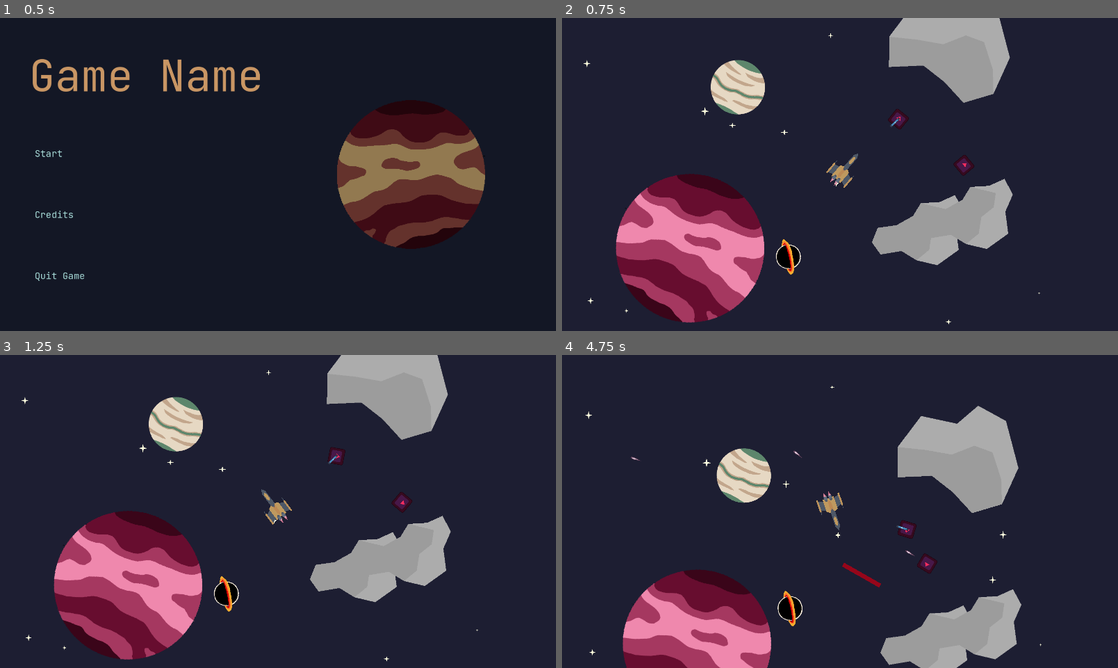
Above: before the commit, frames 1-4 (two rows, left to right).
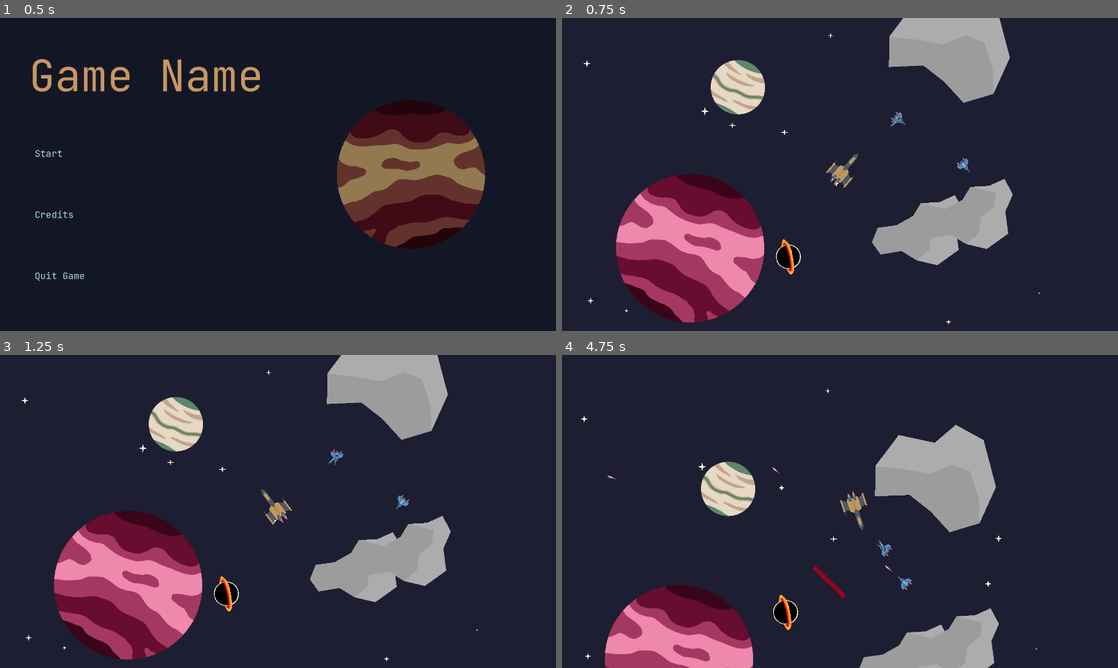
Above: after the commit, the same moments.

Repository: antax02/Ludum-Dare-58
Game: Godot game, scene res://scenes/ui/main_menu.tscn
Two runs of this game, one before a commit and one after it. Both use one fixed random seed, a clock stepped at 60 frames per second and the inputs below. The engine's default icon, where the game draws it, is replaced by a stand-in: a white triangle on a blue panel in a dark square.
Inputs (mouse positions are in pixels of both pictures, inside the frame that each line leads up to):
- Up to frame 1 (0.5 s): no input
- Up to frame 2 (0.75 s): click "Start" at 0.5 s
- Up to frame 3 (1.25 s): no input
- Up to frame 4 (4.75 s): move the mouse to (962, 495) at 1.27 s; hold Space (thrust) 1.28-2.03 s; hold Right mouse button (dash) 1.28-2.03 s; move the mouse to (728, 527) at 2.02 s; click (728, 527) at 2.1 s; move the mouse to (895, 442) at 2.77 s; hold Right mouse button (dash) 2.78-3.53 s; hold Space (thrust) 2.78-4.28 s; move the mouse to (812, 574) at 3.52 s; click (812, 574) at 3.6 s; move the mouse to (1006, 558) at 4.27 s; hold Right mouse button (dash) from 4.28 s (still down)

Frame 1 is identical in both runs. In frame 2, 0.3% of the frame differs, in the area x 58-75%, y 29-51%; in frame 3, 0.3%; in frame 4, 15%, in the area x 3-87%, y 9-100%.

Commit message:
Integrate DeathScreen and update enemy scene reference
Added DeathScreen script to project.godot and provided a show_death_screen() stub. Updated world.tscn to reference the correct enemy scene. Added a commented call to show_death_screen in player.gd for future death handling integration.

Diff:
--- a/project.godot
+++ b/project.godot
@@ -19,6 +19,7 @@
 
 MoneyManager="*res://scripts/money_manager.gd"
 ButtonStyler="*res://scripts/button_styler.gd"
+DeathScreen="*res://scripts/death_screen.gd"
 
 [display]
 
@@ -74,7 +75,6 @@
 ]
 }
 
-
 [rendering]
 
 environment/defaults/default_clear_color=Color(0.11262695, 0.11776877, 0.19551498, 1)
--- a/scenes/world.tscn
+++ b/scenes/world.tscn
@@ -1,7 +1,7 @@
 [gd_scene load_steps=6 format=3 uid="uid://beqeg2bwdnimd"]
 
 [ext_resource type="PackedScene" uid="uid://dlukhtdc5xlsr" path="res://scenes/player.tscn" id="1_nnsk1"]
-[ext_resource type="PackedScene" uid="uid://bsttj07uh4amy" path="res://scenes/enemies/base_enemy.tscn" id="3_4wyf3"]
+[ext_resource type="PackedScene" uid="uid://bsttj07uh4amy" path="res://scenes/enemies/enemy.tscn" id="3_4wyf3"]
 [ext_resource type="PackedScene" uid="uid://cord2n1qox8nr" path="res://scenes/enviorment/asteroid_01.tscn" id="3_k0juu"]
 [ext_resource type="PackedScene" uid="uid://dp0fvfymjk8d1" path="res://scenes/enviorment/enviorment.tscn" id="4_k0juu"]
 [ext_resource type="PackedScene" uid="uid://c5enivskelk3f" path="res://scenes/enemies/charge_enemy.tscn" id="5_71j4m"]
--- a/scripts/death_screen.gd
+++ b/scripts/death_screen.gd
@@ -2,9 +2,15 @@
 
 const WORLD = preload("res://scenes/world.tscn")
 const MAIN_MENU = preload("res://scenes/ui/main_menu.tscn")
+
+
 
 func _on_retry_pressed() -> void:
 	get_tree().change_scene_to_packed(WORLD)
 
 func _on_main_menu_pressed() -> void:
 	get_tree().change_scene_to_packed(MAIN_MENU)
+
+func show_death_screen():
+	#$death_screen.show()
+	pass
--- a/scripts/player.gd
+++ b/scripts/player.gd
@@ -30,6 +30,7 @@
 	health -= damage
 	if health <= 0:
 		# money += 10
+		#get_tree().get_root().get_node("/root/DeathScreen").show_death_screen()
 		queue_free()
 
 func _physics_process(delta):
Not shown: 1 places in scenes/enemies/base_enemy.tscn that only renumber resources
